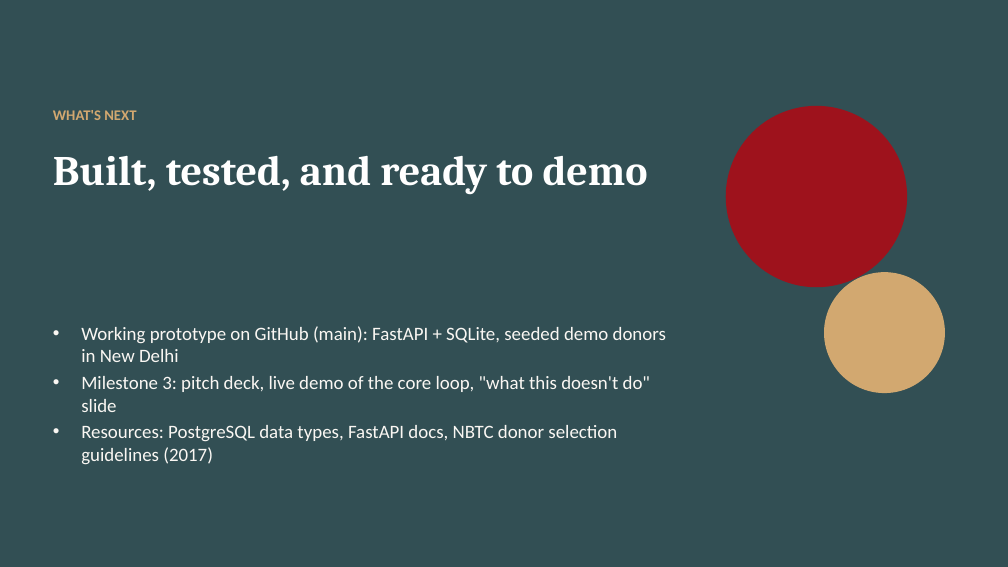
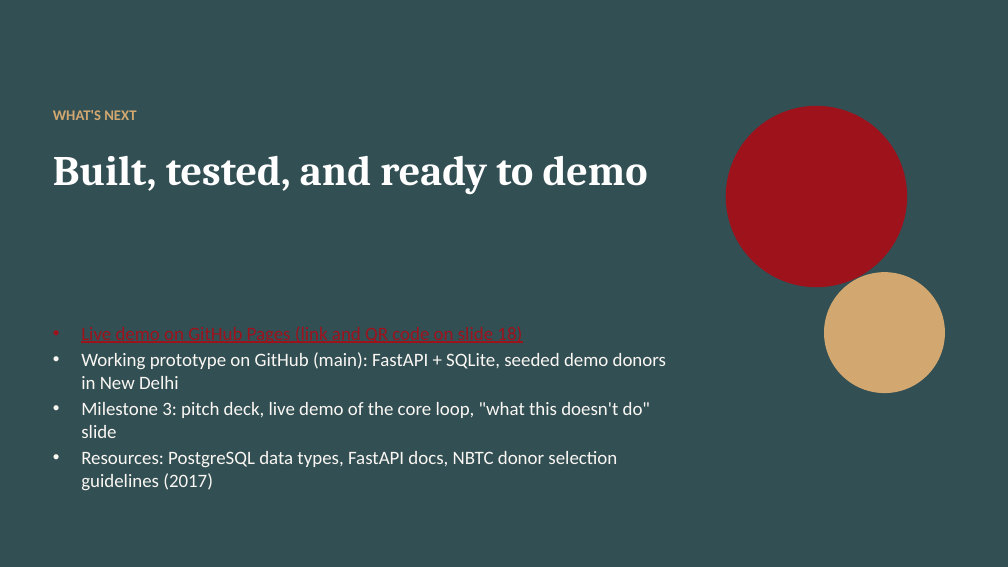
Before and after one commit to mayankbhambhu/LifeCircle-CAPSTONE-PROJECT-, a slide deck: slide 19 of docs/presentations/LifeCircle_Milestone2.pptx (slide 18 before the commit). Drawn at 1008x567 pixels with LibreOffice and Linux fonts; fonts in the diff are those of the drawing. Boxes give left, top, right and bottom in pixels: in the first picture for what was removed or moved away, otherwise in the second. Text is boxed around its words. In the diff, an @@ line names an element or a change of style, - is before the commit and + after.

```diff
--- a/docs/presentations/LifeCircle_Milestone2.pptx
+++ b/docs/presentations/LifeCircle_Milestone2.pptx
@@ text at bbox=[81, 326, 522, 343]: paragraph added @@
+• Live demo on GitHub Pages (link and QR code on slide 18)
```
Also in this commit, not shown: 4 other slides changed, 2 slides added, 1 slide removed, 13 other files.
